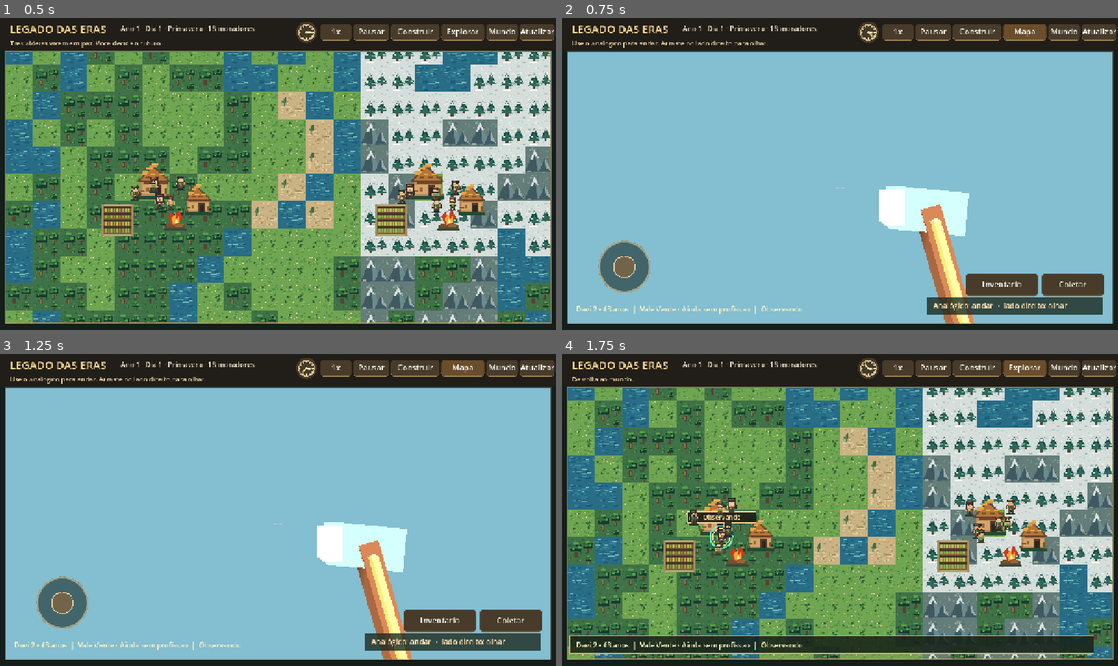
Above: before the commit, frames 1-4 (two rows, left to right).
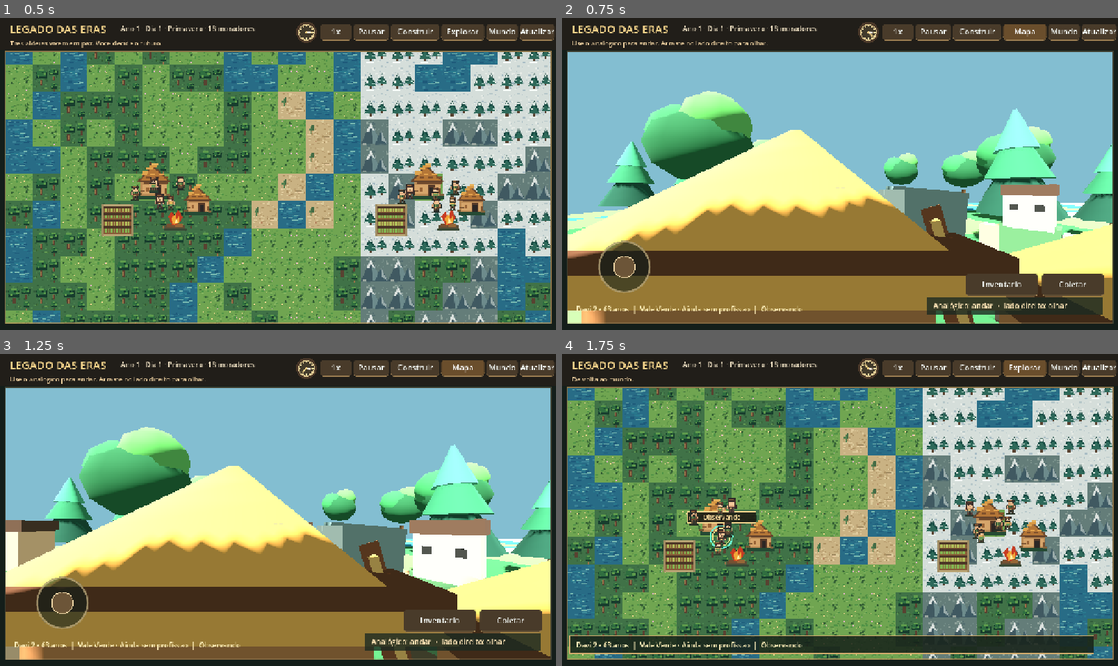
Above: after the commit, the same moments.

Repository: contateste123455667788994321-max/legados-das-eras
Game: Godot game, scene res://scenes/Main.tscn
Same seed, same stepped clock (60 frames per second), same inputs: the game is played once before the commit and once after it.
Inputs:
- Up to frame 1 (0.5 s): no input
- Up to frame 2 (0.75 s): click "Explorar" at 0.5 s
- Up to frame 3 (1.25 s): no input
- Up to frame 4 (1.75 s): click "Mapa" at 1.25 s

Frame 1 is identical in both runs. In frame 2, 51% of the frame differs, in the area x 1-99%, y 23-98%; in frame 3, 52%; in frame 4, nothing differs.
Error before the commit: Invalid call to function 'follow' in base 'Node3D (character_3d.gd)'. Expected 2 arguments. (res://scripts/main.gd:741)

Commit message:
camera: tilt 3D camera vertically as player drags and maintain first-person tool perspective

Diff:
--- a/scripts/character_3d.gd
+++ b/scripts/character_3d.gd
@@ -260,8 +260,8 @@
 	_refresh_people_models()
 	last_build_signature = _build_signature()
 
-func follow(actor: Dictionary, yaw: float) -> void:
+func follow(actor: Dictionary, yaw: float, pitch: float = 0.0) -> void:
 	if camera == null or actor.is_empty():
 		return
 	camera.position = Vector3((float(actor["x"]) + 0.5) * SPACING, 1.7, (float(actor["y"]) + 0.5) * SPACING)
-	camera.rotation = Vector3(0.0, yaw, 0.0)
+	camera.rotation = Vector3(pitch, yaw, 0.0)
